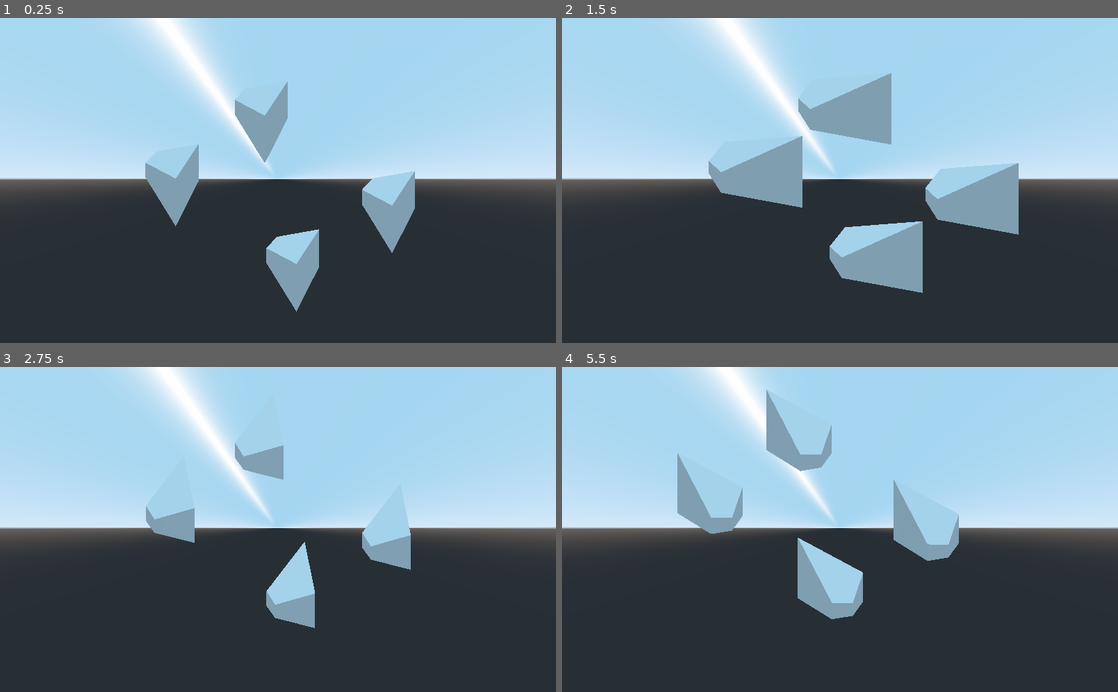
Above: before the commit, frames 1-4 (two rows, left to right).
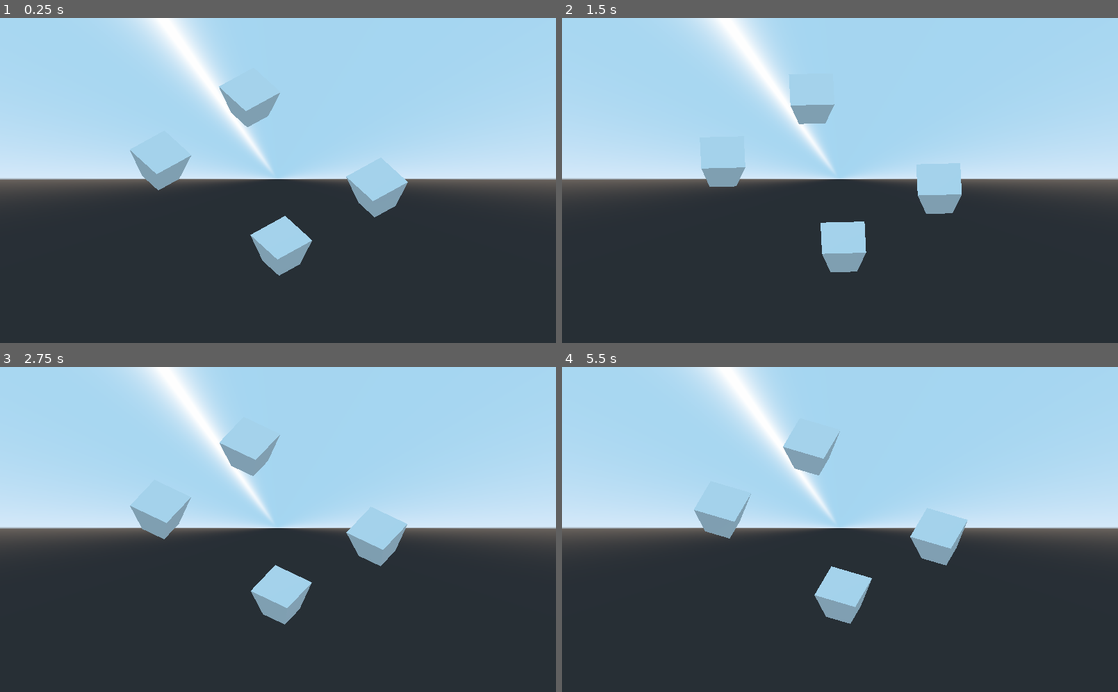
Above: after the commit, the same moments.

Repository: EamonnMR/galactic-night
Game: Godot game, scene res://main.tscn
Two runs of this game, one before a commit and one after it. Both use one fixed random seed, a clock stepped at 60 frames per second and the inputs below.
Inputs:
- Up to frame 1 (0.25 s): no input
- Up to frame 2 (1.5 s): no input
- Up to frame 3 (2.75 s): no input
- Up to frame 4 (5.5 s): no input

The runs differ from the first frame. In frame 1, 5.0% of the frame differs, in the area x 23-75%, y 19-91%; in frame 2, 9.4%, in the area x 25-83%, y 16-85%; in frame 3, 3.1%; in frame 4, 3.8%.

Commit message:
More reference:
https://stackoverflow.com/questions/51691482/how-to-create-a-2d-perspective-transform-matrix-from-individual-components

More trial and error too

Diff:
--- a/MeshInstance.gd
+++ b/MeshInstance.gd
@@ -5,14 +5,7 @@
 
 func _process(delta):
 	rotate_y(delta * 0.5)
-	#var local_cam_pos = to_local(global_transform.origin + camera_angle * camera_distance)
-	#get_surface_material(0).set_shader_param("camera_position", local_cam_pos)
-	#var xform: Transform
-	#xform.origin = local_cam_pos
-	#xform = xform.looking_at(Vector3(0,0,0), Vector3(0,1,0))
-	#print(xform) # TODO: Why is this a no-op?
-	#get_surface_material(0).set_shader_param("camera_transform", local_cam_pos)
 	var xform = Transform(global_transform.basis)
-	# global_transform.basis = xform.basis
-	print(xform)
+
 	get_surface_material(0).set_shader_param("xform", xform)
+	get_surface_material(0).set_shader_param("inv_xform", xform.inverse())
--- a/main.tscn
+++ b/main.tscn
@@ -11,6 +11,7 @@
 shader_param/camera_position = null
 shader_param/camera_transform = null
 shader_param/xform = null
+shader_param/inv_xform = null
 
 [node name="Spatial" type="Spatial"]
 
--- a/perspective.gdshader
+++ b/perspective.gdshader
@@ -1,19 +1,24 @@
 shader_type spatial;
 //render_mode unshaded;
-const float S = 0.9;
+const float S = 0.5;
 uniform vec3 camera_position;
 uniform mat4 camera_transform;
 uniform mat4 xform;
+uniform mat4 inv_xform;
 
 void vertex() {
 	//https://discord.com/channels/212250894228652034/408555922349359105/988915027035693186
 	mat4 my_special_projection = mat4(
-		vec4(S,0,0,0),
-		vec4(0,S,0,0),
-		vec4(0,0,1,-1),
-		vec4(0,0,0,1)
-	);  // TODO: This is a no op though
+		vec4(1,0,0,0),
+		vec4(0,1,0,0),
+		vec4(0,0,1,0),
+		vec4(0,-S,0,1)
+	);
+
+	vec4 tmpvertex = (inv_xform * vec4(VERTEX, 1));
+	tmpvertex *= my_special_projection;
+	tmpvertex *= xform;
+
 	//vec4 tmpvertex = (my_special_projection * vec4(VERTEX, 1));
-	vec4 tmpvertex = (my_special_projection * xform * vec4(VERTEX, 1));
 	VERTEX = tmpvertex.xyz / tmpvertex.w;
 }
